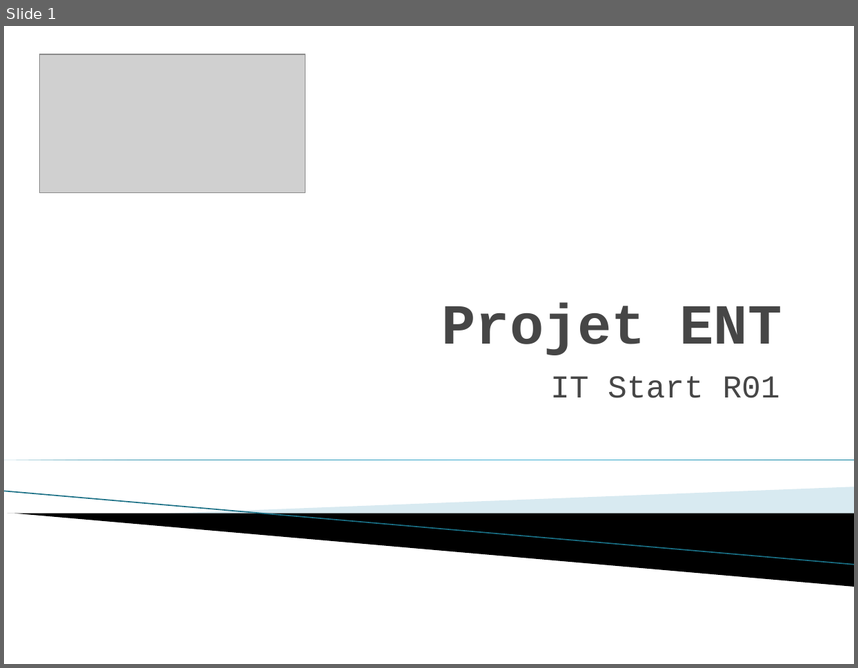
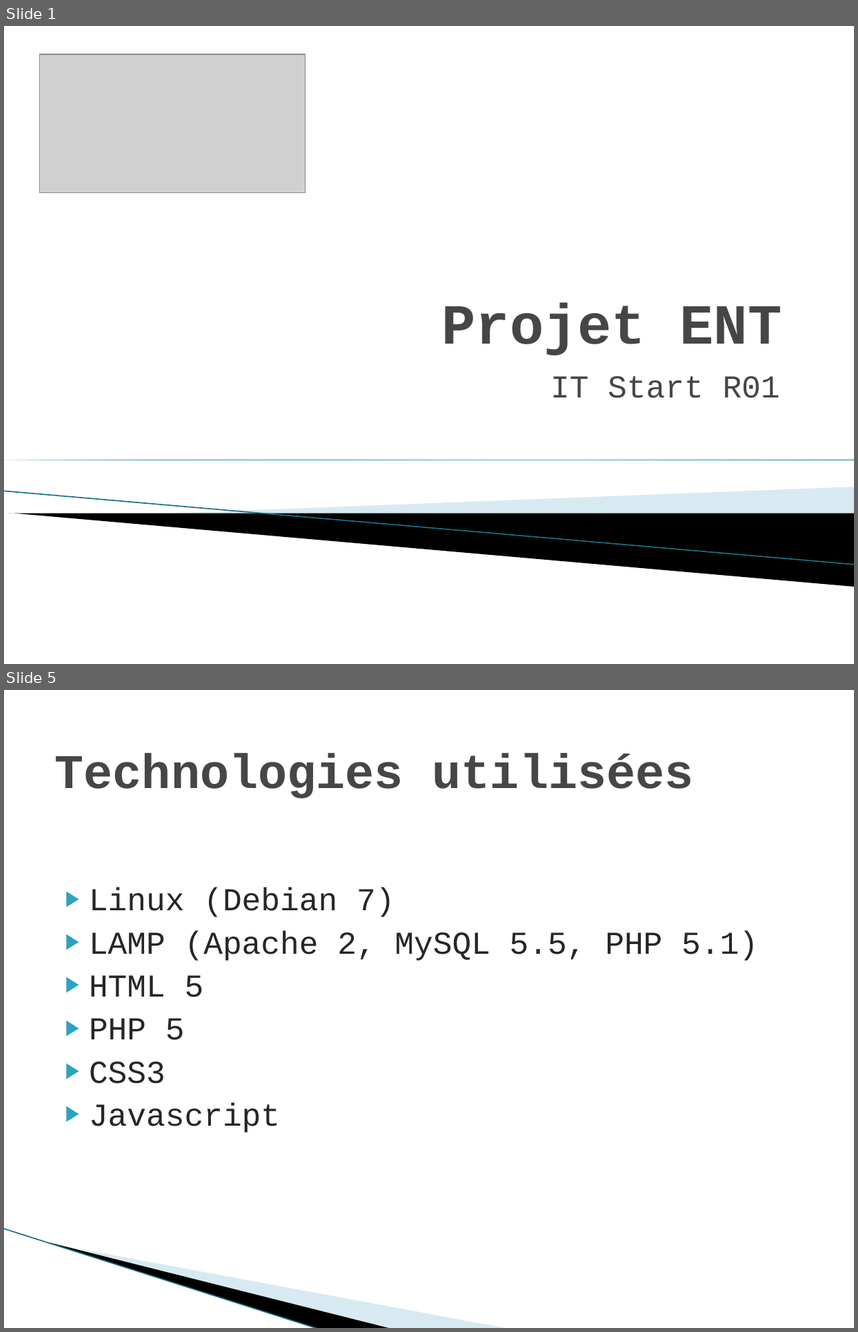
Before and after one commit to imie-source/ENT-IMIE, a slide deck: doc/Projet ENT.pptx. Shown one above the other, each under a label of ours: slide 1 before the commit, slides 1 and 5 after it; the slides between them are not shown. The pictures are 858x668 and 858x1332 pixels, drawn with LibreOffice and Linux fonts; fonts in the diff are those of the drawing; grey boxes stand for pictures; background and template pictures are left out. Boxes give left, top, right and bottom in pixels: in the first picture for what was removed or moved away, otherwise in the second. Text is boxed around its words. In the diff, an @@ line names an element or a change of style, - is before the commit and + after.

```diff
--- a/doc/Projet ENT.pptx
+++ b/doc/Projet ENT.pptx
@@ slide 5 added at (x1=4, y1=690, x2=854, y2=1328), background #FFFFFF @@
@@ title added at (x1=55, y1=753, x2=694, y2=798), 41 pt, text #464646, bold @@
+Technologies utilisées
@@ text added at (x1=89, y1=887, x2=758, y2=1132), 27 pt, text #262626 @@
+▶ Linux (Debian 7)
+▶ LAMP (Apache 2, MySQL 5.5, PHP 5.1)
+▶ HTML 5
+▶ PHP 5
+▶ CSS3
+▶ Javascript
@@ line added from (4, 1228) to (319, 1328), #97C5D8 0.95 pt @@
@@ freeform shape added at (x1=49, y1=1242, x2=392, y2=1328), fill #000000 @@
@@ freeform shape added at (x1=51, y1=1243, x2=510, y2=1328), fill #A0CBDC at 40% opacity @@
```
Also in this commit, not shown: 2 slides changed, 3 other slides added.
